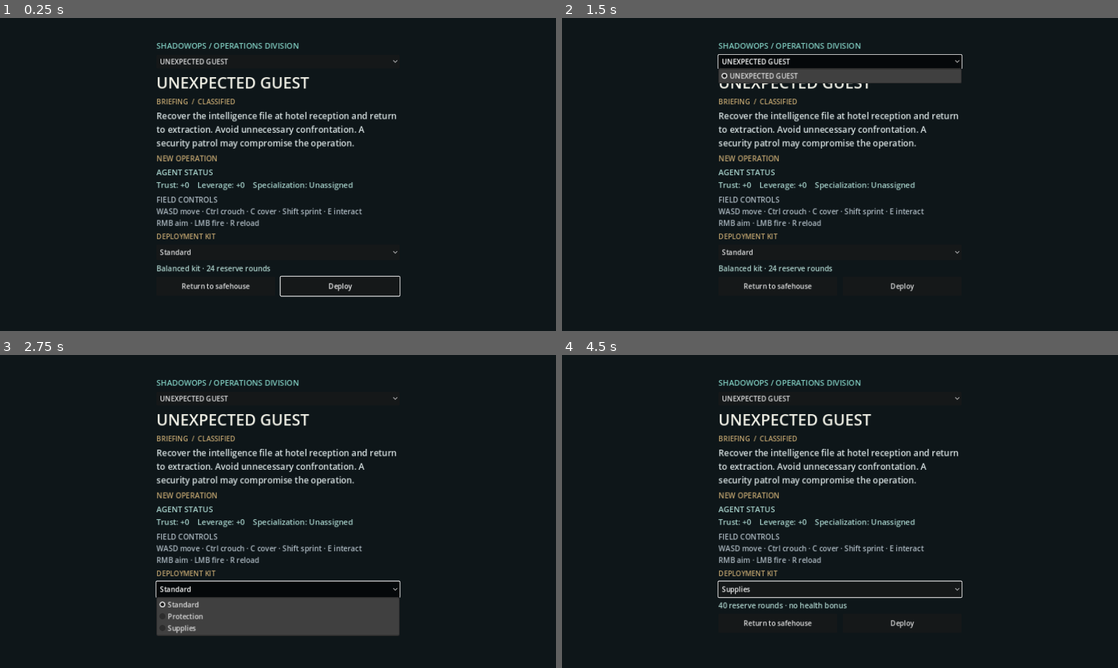
Above: before the commit, frames 1-4 (two rows, left to right).
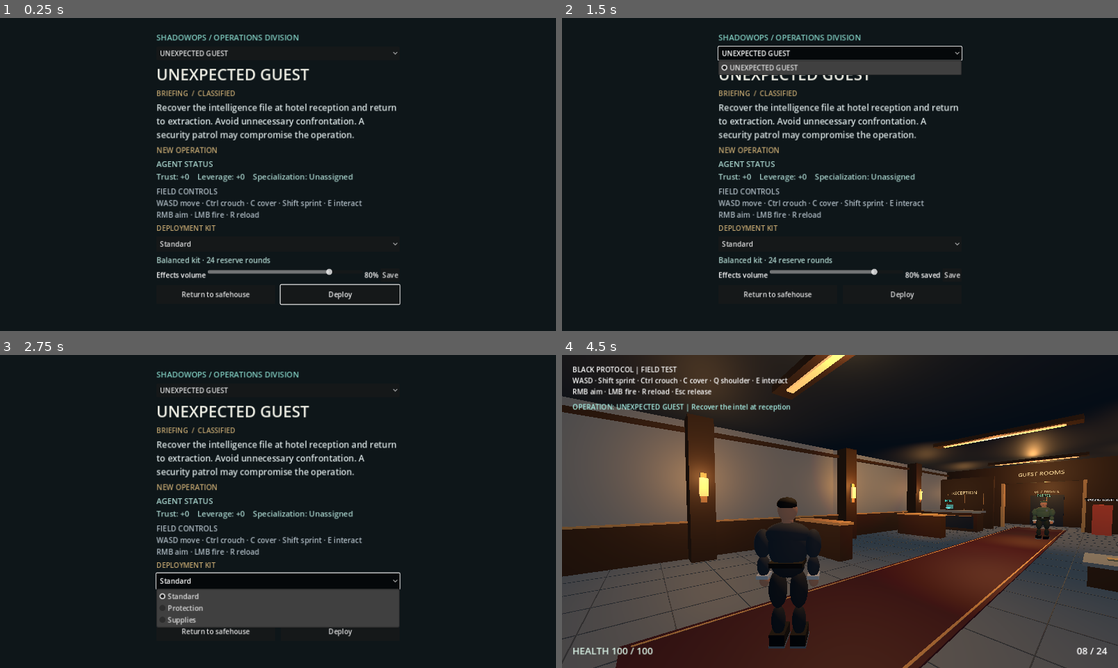
Above: after the commit, the same moments.

Repository: evilsysadmin/ShadowOps-black-protocol
Game: Godot game, scene res://scenes/briefing.tscn
Two runs of this game, one before a commit and one after it. Both use one fixed random seed, a clock stepped at 60 frames per second and the inputs below. This scene is started directly instead of the project's main scene.
Inputs (mouse positions are in pixels of both pictures, inside the frame that each line leads up to):
- Up to frame 1 (0.25 s): no input
- Up to frame 2 (1.5 s): click (951, 274) at 0.5 s, where only the run after the commit has a clickable "Save"; click "UNEXPECTED GUEST" at 1.25 s
- Up to frame 3 (2.75 s): click "Standard" at 2 s
- Up to frame 4 (4.5 s): click "Deploy" at 2.75 s; click (840, 589) at 3.5 s, where only the run before the commit has a clickable "Supplies"; click (778, 624) at 4.25 s, where only the run before the commit has a clickable "Return to safehouse"

The runs differ from the first frame. In frame 1, 9.9% of the frame differs, in the area x 28-72%, y 5-92%; in frame 2, 11%; in frame 3, 11%; in frame 4, 74%, in the area x 0-100%, y 0-100%.

Commit message:
feat: persistent effects volume and briefing control

Diff:
--- a/project.godot
+++ b/project.godot
@@ -7,6 +7,7 @@
 
 [autoload]
 Campaign="*res://scripts/campaign.gd"
+GameSettings="*res://scripts/game_settings.gd"
 
 [display]
 window/size/viewport_width=1280
--- /dev/null
+++ b/scripts/audio_settings.gd
@@ -0,0 +1,38 @@
+extends HBoxContainer
+
+var slider: HSlider
+var value_label: Label
+
+func _ready() -> void:
+	var title := Label.new()
+	title.text = "Effects volume"
+	add_child(title)
+	slider = HSlider.new()
+	slider.min_value = 0.0
+	slider.max_value = 1.0
+	slider.step = 0.05
+	slider.size_flags_horizontal = Control.SIZE_EXPAND_FILL
+	slider.custom_minimum_size.x = 140
+	slider.value = GameSettings.effects_volume
+	add_child(slider)
+	value_label = Label.new()
+	add_child(value_label)
+	refresh_value()
+	slider.value_changed.connect(_preview)
+	var apply := Button.new()
+	apply.text = "Save"
+	apply.pressed.connect(_save)
+	add_child(apply)
+
+func refresh_value() -> void:
+	value_label.text = "%d%%" % roundi(slider.value * 100.0)
+
+func _preview(_value: float) -> void:
+	refresh_value()
+
+func _save() -> void:
+	if GameSettings.save_effects_volume(slider.value):
+		refresh_value()
+		value_label.text += " saved"
+	else:
+		value_label.text = "Save failed"
--- a/scripts/briefing.gd
+++ b/scripts/briefing.gd
@@ -60,6 +60,9 @@
 	kit_selection.item_selected.connect(update_kit_description)
 	kit_selection.select(0)
 	update_kit_description(0)
+	var audio_settings := HBoxContainer.new()
+	audio_settings.set_script(preload("res://scripts/audio_settings.gd"))
+	panel.add_child(audio_settings)
 	var actions := HBoxContainer.new()
 	actions.add_theme_constant_override("separation", 12)
 	panel.add_child(actions)
--- a/scripts/event_audio.gd
+++ b/scripts/event_audio.gd
@@ -34,5 +34,6 @@
 
 func cue(key: String) -> void:
 	var voice := voices.get(key) as AudioStreamPlayer
-	if is_instance_valid(voice):
+	if is_instance_valid(voice) and GameSettings.effects_volume > 0.0:
+		voice.volume_db = linear_to_db(GameSettings.effects_volume)
 		voice.play()
--- /dev/null
+++ b/scripts/game_settings.gd
@@ -0,0 +1,25 @@
+extends Node
+
+const PATH := "user://settings.cfg"
+const TEMP_PATH := "user://settings.tmp"
+var effects_volume := 0.8
+
+func _ready() -> void:
+	var config := ConfigFile.new()
+	if config.load(PATH) == OK:
+		var value: Variant = config.get_value("audio", "effects_volume", 0.8)
+		if value is float or value is int:
+			effects_volume = clampf(float(value), 0.0, 1.0)
+
+func save_effects_volume(value: float) -> bool:
+	var config := ConfigFile.new()
+	if FileAccess.file_exists(PATH) and config.load(PATH) != OK:
+		return false
+	var bounded := clampf(value, 0.0, 1.0)
+	config.set_value("audio", "effects_volume", bounded)
+	if config.save(TEMP_PATH) != OK:
+		return false
+	if DirAccess.rename_absolute(ProjectSettings.globalize_path(TEMP_PATH), ProjectSettings.globalize_path(PATH)) != OK:
+		return false
+	effects_volume = bounded
+	return true
